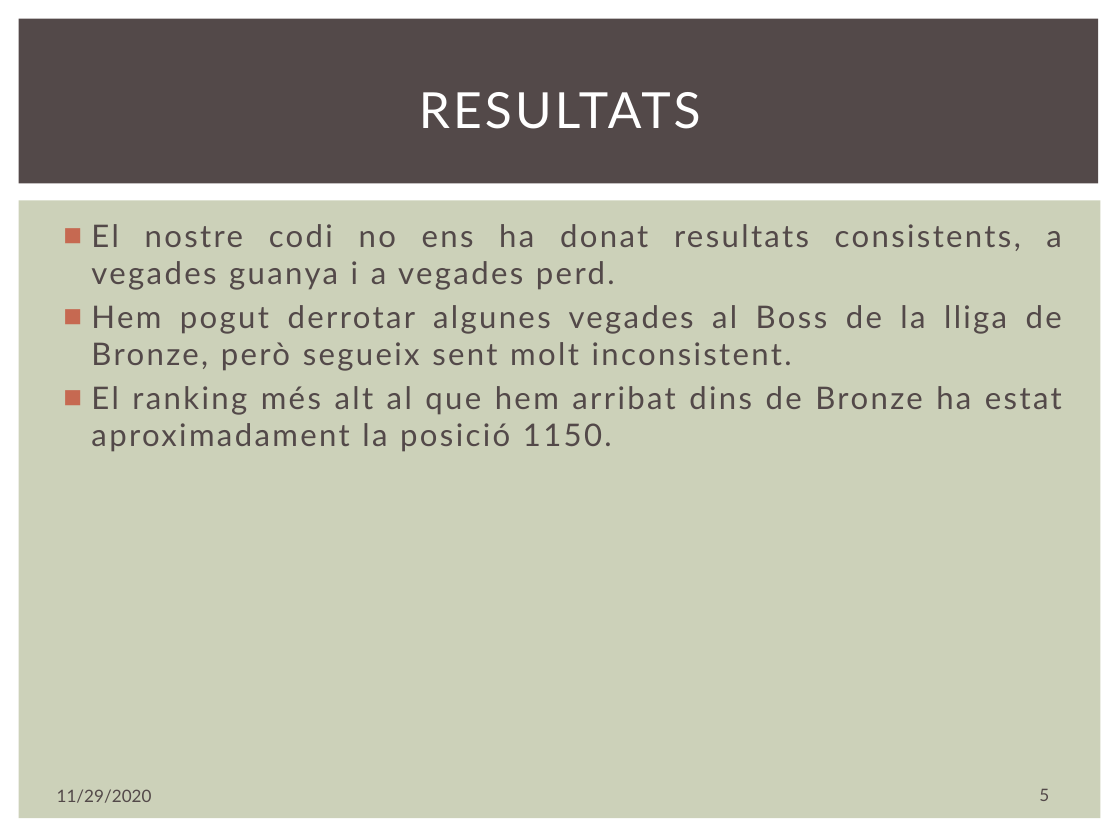
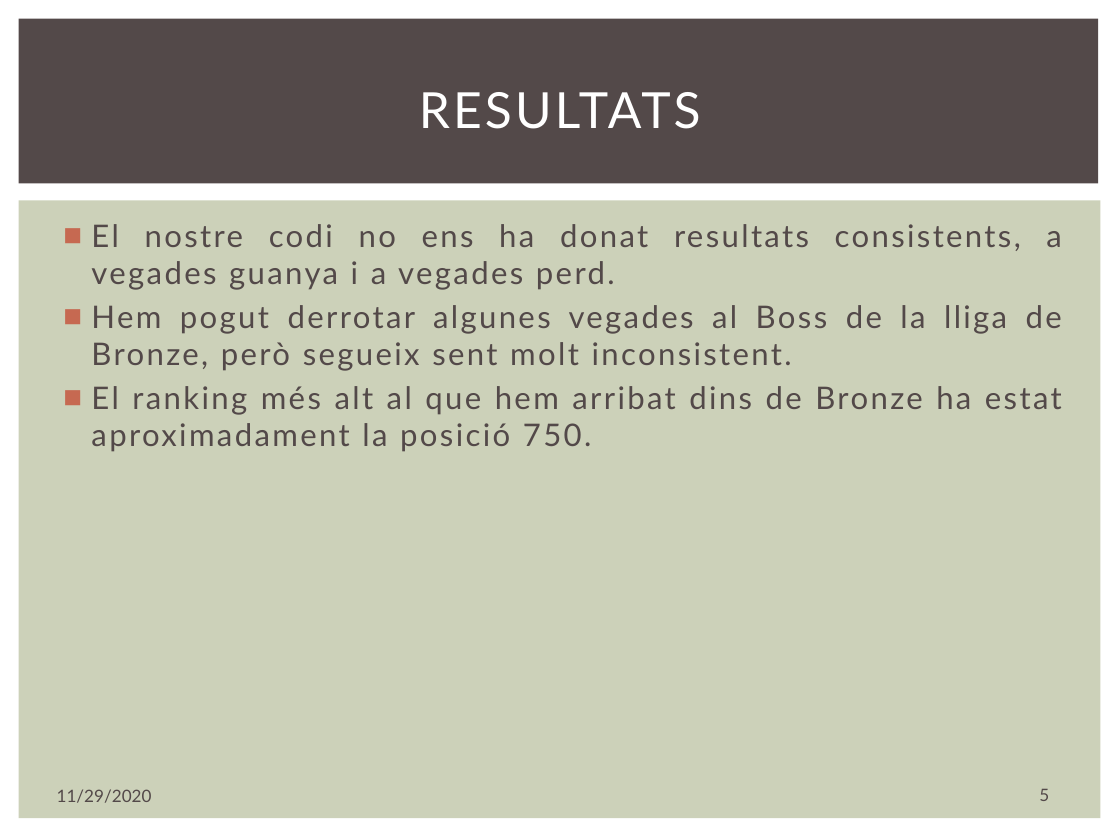
Before and after one commit to Galahad3x/HackEPS2020, a slide deck: slide 5 of presentacion.pptx. Drawn at 1120x840 pixels with LibreOffice and Linux fonts; fonts in the diff are those of the drawing. Boxes give left, top, right and bottom in pixels: in the first picture for what was removed or moved away, otherwise in the second. Text is boxed around its words. In the diff, an @@ line names an element or a change of style, - is before the commit and + after.

```diff
--- a/presentacion.pptx
+++ b/presentacion.pptx
@@ text at (91, 386, 1062, 452): text changed @@
-■ El ranking més alt al que hem arribat dins de Bronze ha estat aproximadament la posició 1150.
+■ El ranking més alt al que hem arribat dins de Bronze ha estat aproximadament la posició 750.
```
Also in this commit, not shown: 1 other file.
